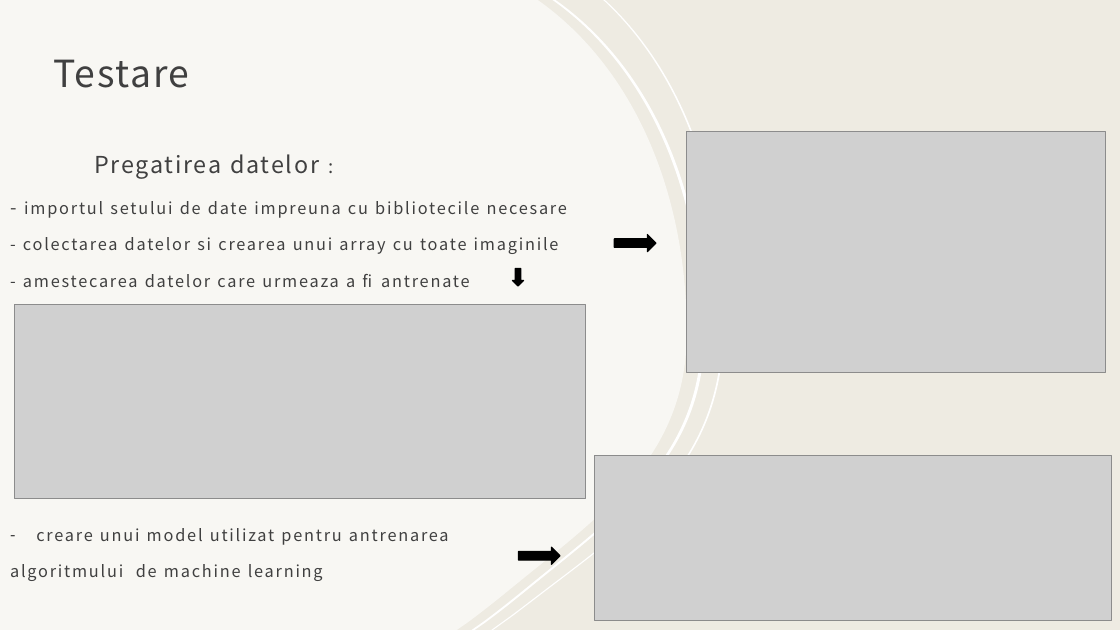
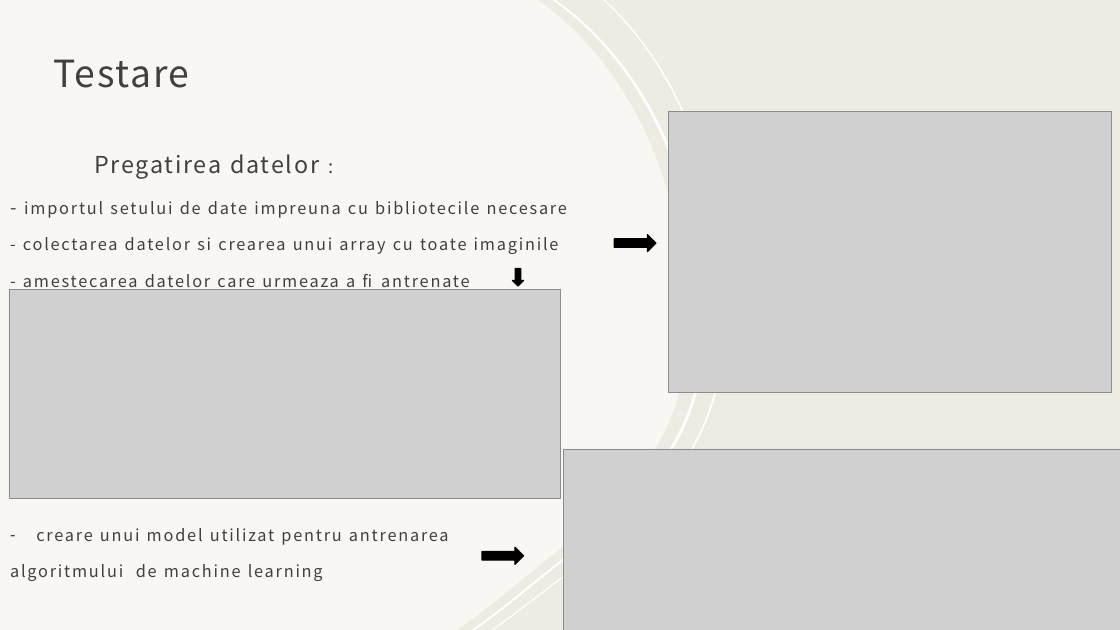
Before and after one commit to MariusConstantinescu10/Proiect_Vedere_artificiala_pentru_vehicule, a slide deck: slide 6 of Recunosterea semnelor de circulatie.pptx. Drawn at 1120x630 pixels with LibreOffice and Linux fonts; fonts in the diff are those of the drawing; grey boxes stand for pictures. Boxes give left, top, right and bottom in pixels: in the first picture for what was removed or moved away, otherwise in the second. Text is boxed around its words. In the diff, an @@ line names an element or a change of style, - is before the commit and + after.

```diff
--- a/Recunosterea semnelor de circulatie.pptx
+++ b/Recunosterea semnelor de circulatie.pptx
@@ picture resized from (x1=687, y1=131, x2=1106, y2=371) to (x1=669, y1=111, x2=1112, y2=392) @@
@@ picture resized from (x1=14, y1=305, x2=586, y2=499) to (x1=9, y1=290, x2=560, y2=499) @@
@@ picture resized from (x1=594, y1=455, x2=1112, y2=621) to (x1=564, y1=449, x2=1120, y2=630) @@
@@ right arrow moved from (x1=518, y1=547, x2=560, y2=564) to (x1=482, y1=547, x2=524, y2=564) @@
```
Also in this commit, not shown: 1 other slide changed.
